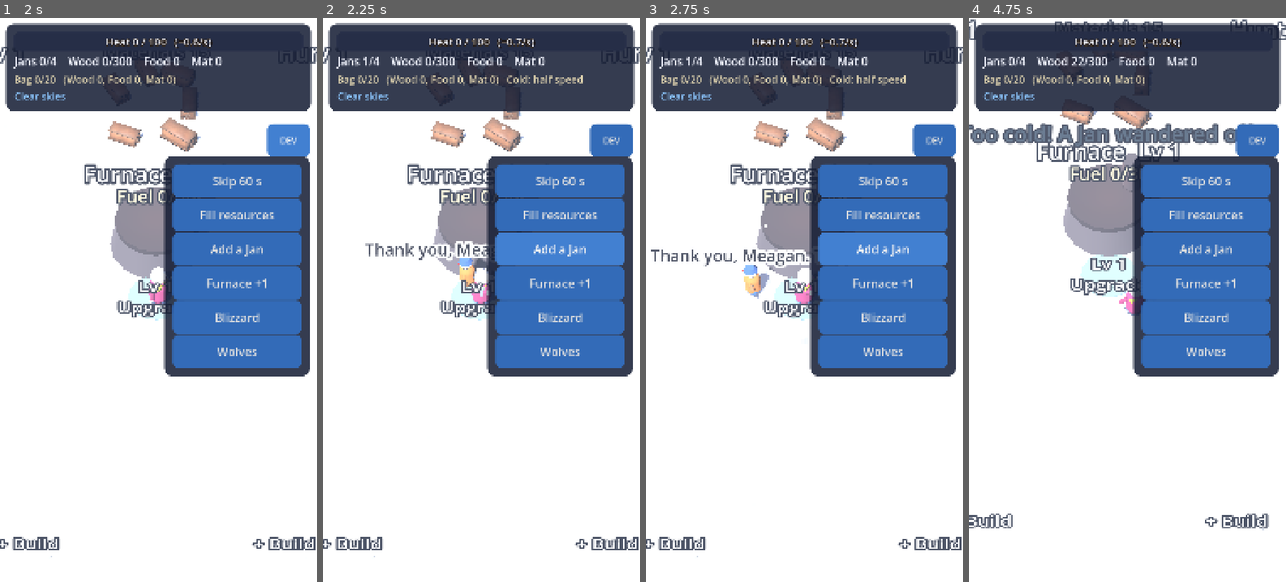
Above: before the commit, frames 1-4 (left to right).
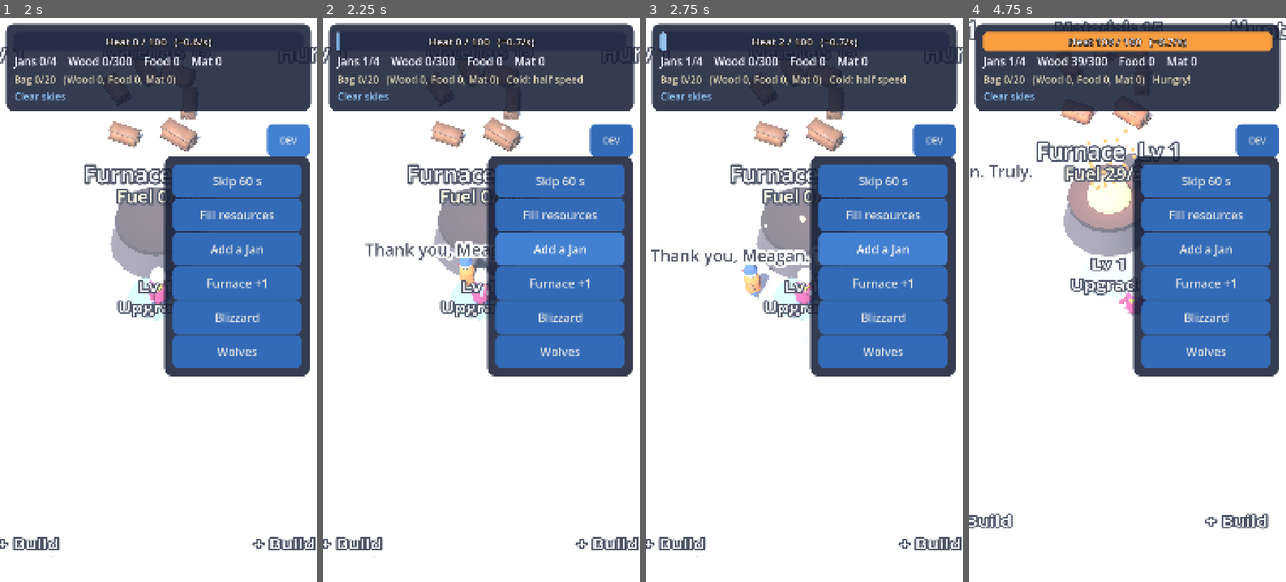
Above: after the commit, the same moments.

Repository: Jazzwec/Frostbite2
Game: Godot game, scene res://scenes/main.tscn
Two runs of this game, one before a commit and one after it. Both use one fixed random seed, a clock stepped at 60 frames per second and the inputs below.
Inputs (mouse positions are in pixels of both pictures, inside the frame that each line leads up to):
- Up to frame 1 (2 s): tap Enter (ui_accept) at 0.5, 0.77 s; move the mouse to (228, 271) at 0.52 s; hold Right (ui_right) 0.53-1.25 s; tap Space at 0.6 s; click (228, 271) at 0.67 s; click "DEV" at 1.25 s
- Up to frame 2 (2.25 s): click "Add a Jan" at 2 s
- Up to frame 3 (2.75 s): no input
- Up to frame 4 (4.75 s): click "Skip 60 s" at 2.75 s; click "Skip 60 s" at 3.5 s; drag from (1064, 328) to (1111, 412) at 4.27 s

Frame 1 is identical in both runs. In frame 2, less than 0.1% of the frame differs, in the area x 4-6%, y 2-6%; in frame 3, 0.1%; in frame 4, 8.0%, in the area x 0-96%, y 2-53%.

Commit message:
Stockpile by the furnace: the town bank (engine)
Meagan could get stuck with a bag of things she couldn't drop off. Now:
- A Stockpile sits just right of the furnace (MapData.STOCKPILE_POS); standing
  on its pad drops everything she carries into the town stores, up to the caps.
- Build pads pay from her bag first, then from the Stockpile.
- The furnace feeds itself from the Stockpile's Wood (5 Wood/s [proto]).
- Jans' output goes into the Stockpile; pile pickups at the Lumber Yard and
  Workshop and the Lodge food store are gone (Economy.pile_site removed).
- Tests for drop-off, cap overflow, paying from the bank and furnace feeding.

Co-Authored-By: Claude Opus 5.5 <noreply@anthropic.com>

Diff:
--- a/scripts/engine/balance.gd
+++ b/scripts/engine/balance.gd
@@ -77,6 +77,8 @@
 const MAGNET_PER_SECOND := 20.0
 ## Construction and upgrades are paid only while she stands on the plot's pad. [proto]
 const PAD_RADIUS := 1.4
+## The furnace feeds itself from the Stockpile's Wood this fast, up to its fuel cap. [proto]
+const FURNACE_FEED_PER_SECOND := 5.0
 ## She thaws a frozen Jan when this close. [proto]
 const RESCUE_RANGE := 2.0
 ## Combat. [brief]
--- a/scripts/engine/economy.gd
+++ b/scripts/engine/economy.gd
@@ -175,18 +175,6 @@
 	return best
 
 
-## Where a building's pile sits: materials go to the furnace until there is a Workshop.
-static func pile_site(s: GameState, resource: String) -> int:
-	match resource:
-		"wood":
-			return MapData.site_of_building(s.sites, "lumber_yard")
-		"food":
-			return MapData.site_of_building(s.sites, "hunting_lodge")
-		"materials":
-			var w := MapData.site_of_building(s.sites, "workshop")
-			return w if w >= 0 and s.sites[w].level >= 1 else 0
-	return -1
-
 
 static func guard_damage(s: GameState) -> float:
 	var lv := maxi(level(s, "barracks"), 1)
--- a/scripts/engine/game_engine.gd
+++ b/scripts/engine/game_engine.gd
@@ -65,6 +65,7 @@
 	MeaganRules.gather(s, dt)
 	MeaganRules.magnet(s, dt, _events)
 	MeaganRules.rescue(s, _events)
+	_feed_furnace(dt)
 	_burn(dt)
 	WorldEvents.heat_zero(s, dt, _events)
 	WorldEvents.arrivals(s, dt, rng, _events)
@@ -72,7 +73,7 @@
 	Combat.update(s, dt, rng, _events)
 
 
-## Jans' output piles up at their building. [brief]
+## Jans' output goes into the Stockpile. [agreed 2026-10-19]
 func _produce(dt: float) -> void:
 	var caps := Economy.caps(state)
 	for job in ["chop", "hunt", "build"]:
@@ -80,6 +81,15 @@
 		var rate := Economy.job_rate(state, job)
 		if rate > 0.0:
 			state.piles[res] = minf(caps[res], state.piles[res] + rate * dt)
+
+
+## The furnace tops itself up from the Stockpile's Wood. [agreed 2026-10-19]
+func _feed_furnace(dt: float) -> void:
+	var s := state
+	var feed := minf(minf(s.piles.wood, Economy.fuel_cap(s) - s.fuel), Balance.FURNACE_FEED_PER_SECOND * dt)
+	if feed > 0.0:
+		s.piles.wood -= feed
+		s.fuel += feed
 
 
 ## The furnace burns whatever delivered fuel it needs to stay full, then drains. [f1]
--- a/scripts/engine/game_state.gd
+++ b/scripts/engine/game_state.gd
@@ -11,8 +11,8 @@
 ## Wood burned per second last tick, for the fire's look.
 var burn_rate := 0.0
 
-## The piles at the producers: wood at the Lumber Yard, food at the Hunting Lodge,
-## materials at the Workshop (at the furnace before there is one).
+## The Stockpile by the furnace, the town's store: Jans' output and whatever Meagan drops off.
+## Build pads and the furnace draw from it.
 var piles := {"wood": 0.0, "food": 0.0, "materials": 0.0}
 
 ## Meagan. Her position comes from the scene every frame.
--- a/scripts/engine/map_data.gd
+++ b/scripts/engine/map_data.gd
@@ -50,6 +50,15 @@
 
 
 ## The site a job's building stands on, or -1.
+## The Stockpile, the town's store, just right of the furnace. [agreed 2026-10-19]
+const STOCKPILE_POS := Vector2(5, 1.5)
+
+
+## The Stockpile's pad, where she stands to drop off everything she carries.
+static func stockpile_pad() -> Vector2:
+	return STOCKPILE_POS + Vector2(0, 1.8)
+
+
 ## The build pad in front of a plot, where she stands to pay for construction and upgrades.
 static func pad_pos(i: int) -> Vector2:
 	var half := FURNACE_RADIUS if i == 0 else SITE_HALF_SIZE
--- a/scripts/engine/meagan_rules.gd
+++ b/scripts/engine/meagan_rules.gd
@@ -1,9 +1,10 @@
 class_name MeaganRules
 extends RefCounted
-## What happens around Meagan: hand-gathering, the bag ↔ building magnet, and thawing Jans.
+## What happens around Meagan: hand-gathering, the bag magnet (furnace, build pads, Stockpile),
+## and thawing Jans.
 
 ## Which of her activities shows when several happen in one tick.
-const ACTIVITY_PRIORITY := {"": -1, "full": 0, "gather": 1, "load": 2, "store": 2, "fuel": 3, "build": 3, "fight": 4}
+const ACTIVITY_PRIORITY := {"": -1, "full": 0, "gather": 1, "store": 2, "fuel": 3, "build": 3, "fight": 4}
 
 
 ## Records what she's doing this tick, unless something more important already happened.
@@ -47,61 +48,50 @@
 		s.nodes[i] = minf(def.stock, s.nodes[i] + def.stock / def.regrow * dt)
 
 
-## Resources jump between her bag and every building she stands near. Deliveries go first
-## (furnace fuel, then construction, then food into the store), pick-ups after. [brief]
+## Resources jump out of her bag where she stands: Wood into the furnace when she's near it,
+## whatever a build pad needs (topped up from the Stockpile), and everything into the Stockpile
+## on its pad. [brief, Stockpile agreed 2026-10-19]
 static func magnet(s: GameState, dt: float, events: Array) -> void:
 	if s.meagan_injured:
 		return
 	var budget := Balance.MAGNET_PER_SECOND * dt
+	if s.meagan_pos.distance_to(MapData.SITES[0].pos) <= Balance.SITE_REACH:
+		var into_fuel := minf(minf(s.bag.wood, Economy.fuel_cap(s) - s.fuel), budget)
+		if into_fuel > 0.0:
+			s.bag.wood -= into_fuel
+			s.fuel += into_fuel
+			budget -= into_fuel
+			set_activity(s, "fuel", 0, MapData.SITES[0].pos)
 	for i in s.sites.size():
 		if budget <= 0.0:
 			return
-		var site: Dictionary = s.sites[i]
-		if site.building == "":
-			continue
-		if s.meagan_pos.distance_to(MapData.SITES[i].pos) > Balance.SITE_REACH:
-			continue
-		if i == 0:
-			var into_fuel := minf(minf(s.bag.wood, Economy.fuel_cap(s) - s.fuel), budget)
-			if into_fuel > 0.0:
-				s.bag.wood -= into_fuel
-				s.fuel += into_fuel
-				budget -= into_fuel
-				set_activity(s, "fuel", i, MapData.SITES[i].pos)
-		if site.upgrading and s.meagan_pos.distance_to(MapData.pad_pos(i)) <= Balance.PAD_RADIUS:
+		if s.sites[i].upgrading and s.meagan_pos.distance_to(MapData.pad_pos(i)) <= Balance.PAD_RADIUS:
 			budget = _deliver_to_site(s, i, budget, events)
+	if s.meagan_pos.distance_to(MapData.stockpile_pad()) <= Balance.PAD_RADIUS:
 		var caps := Economy.caps(s)
-		if Economy.pile_site(s, "food") == i:
-			var into_store := minf(minf(s.bag.food, caps.food - s.piles.food), budget)
+		for res in ["wood", "food", "materials"]:
+			var into_store := minf(minf(s.bag[res], caps[res] - s.piles[res]), budget)
 			if into_store > 0.0:
-				s.bag.food -= into_store
-				s.piles.food += into_store
+				s.bag[res] -= into_store
+				s.piles[res] += into_store
 				budget -= into_store
-				set_activity(s, "store", i, MapData.SITES[i].pos)
-		for res in ["wood", "materials"]:
-			if Economy.pile_site(s, res) != i:
-				continue
-			var room := Economy.bag_cap(s) - Economy.bag_total(s)
-			var take := minf(minf(s.piles[res], room), budget)
-			if take > 0.0:
-				s.piles[res] -= take
-				s.bag[res] += take
-				budget -= take
-				set_activity(s, "load", i, MapData.SITES[i].pos)
+				set_activity(s, "store", -1, MapData.STOCKPILE_POS)
 
 
+## Pays a site from her bag first, then from the Stockpile.
 static func _deliver_to_site(s: GameState, i: int, budget: float, events: Array) -> float:
 	var site: Dictionary = s.sites[i]
 	var need := Economy.site_cost(s, i)
 	var done := true
 	for res in need:
-		var have: float = site.progress.get(res, 0.0)
-		var give := minf(minf(need[res] - have, s.bag[res]), budget)
-		if give > 0.0:
-			s.bag[res] -= give
-			site.progress[res] = have + give
-			budget -= give
-			set_activity(s, "build", i, MapData.SITES[i].pos)
+		for source in [s.bag, s.piles]:
+			var have: float = site.progress.get(res, 0.0)
+			var give := minf(minf(need[res] - have, source[res]), budget)
+			if give > 0.0:
+				source[res] -= give
+				site.progress[res] = have + give
+				budget -= give
+				set_activity(s, "build", i, MapData.SITES[i].pos)
 		if site.progress.get(res, 0.0) < need[res] - 0.0001:
 			done = false
 	if done:
--- a/scripts/game/site_view.gd
+++ b/scripts/game/site_view.gd
@@ -238,9 +238,6 @@
 	var lines := []
 	if index == 0:
 		lines.append("Fuel %s/%s" % [Fmt.num(s.fuel), Fmt.num(Economy.fuel_cap(s))])
-	for res in ["wood", "food", "materials"]:
-		if Economy.pile_site(s, res) == index and (s.piles[res] >= 1.0 or res == "food"):
-			lines.append("%s %s" % [res.capitalize(), Fmt.num(s.piles[res])])
 	_info.text = "\n".join(lines)
 
 
--- a/tests/test_city.gd
+++ b/tests/test_city.gd
@@ -43,11 +43,12 @@
 func test_a_jan_leaves_each_minute_at_zero_heat() -> void:
 	var e := engine()
 	put_meagan(e, Vector2(0, 30))
-	add_jan(e, "chop")
+	# A hunter, not a chopper: chopped Wood would feed the furnace from the Stockpile.
+	add_jan(e, "hunt")
 	add_jan(e, "")
 	e.skip(60.05)
 	check_eq(e.state.jans.size(), 1, "one left")
-	check_eq(e.state.jans[0].job, "chop", "the idle one went first")
+	check_eq(e.state.jans[0].job, "hunt", "the idle one went first")
 	check(_has_event(e.drain_events(), "jan_left"), "event")
 
 
--- a/tests/test_meagan.gd
+++ b/tests/test_meagan.gd
@@ -61,17 +61,6 @@
 	check_eq(e.state.sites[0].progress.get("wood", 0.0), 0.0, "no upgrade progress while the fuel is low")
 
 
-func test_picking_up_and_dropping_off() -> void:
-	var e := engine()
-	e.state.piles.wood = 15.0
-	put_meagan(e, site_pos(1) + Vector2(0, 3))
-	e.skip(1.0)
-	check_near(e.state.bag.wood, 15.0, 0.01, "picked up the Wood pile")
-	check_near(e.state.piles.wood, 0.0, 0.01, "pile empty")
-	e.state.bag.food = 10.0
-	put_meagan(e, site_pos(2) + Vector2(0, 3))
-	e.skip(1.0)
-	check_near(e.state.piles.food, 10.0, 0.05, "food into the store")
 
 
 func test_rescuing_a_jan() -> void:
@@ -127,16 +116,6 @@
 	check_eq(e.state.meagan_target, 3, "at plot 3")
 
 
-func test_activity_for_piles_and_stores() -> void:
-	var e := engine()
-	e.state.piles.wood = 15.0
-	put_meagan(e, site_pos(1) + Vector2(0, 3))
-	e.skip(0.1)
-	check_eq(e.state.meagan_activity, "load", "picking up Wood")
-	e.state.bag = {"wood": 0.0, "food": 10.0, "materials": 0.0}
-	put_meagan(e, site_pos(2) + Vector2(0, 3))
-	e.skip(0.1)
-	check_eq(e.state.meagan_activity, "store", "food into the store")
 
 
 func test_construction_is_paid_only_on_the_pad() -> void:
@@ -149,3 +128,45 @@
 	put_meagan(e, MapData.pad_pos(3))
 	e.skip(1.0)
 	check_near(e.state.sites[3].progress.get("wood", 0.0), 20.0, 0.01, "on the pad")
+
+
+func test_the_stockpile_takes_everything() -> void:
+	var e := engine()
+	e.state.bag = {"wood": 8.0, "food": 6.0, "materials": 2.0}
+	put_meagan(e, MapData.stockpile_pad())
+	e.skip(0.1)
+	check_eq(e.state.meagan_activity, "store", "dropping off")
+	e.skip(1.0)
+	check_near(Economy.bag_total(e.state), 0.0, 0.01, "bag emptied")
+	check_near(e.state.piles.food, 6.0 - 0.1, 0.1, "food stored (Jans aren't eating: none yet)")
+	check_near(e.state.piles.materials, 2.0, 0.01, "materials stored")
+
+
+func test_the_stockpile_fills_only_to_its_cap() -> void:
+	var e := engine()
+	e.state.fuel = 1000.0
+	e.state.piles.wood = Economy.caps(e.state).wood - 5.0
+	e.state.bag.wood = 12.0
+	put_meagan(e, MapData.stockpile_pad())
+	e.skip(1.0)
+	check_near(e.state.bag.wood, 7.0, 0.01, "the rest stays in her bag")
+
+
+func test_building_pays_from_the_stockpile() -> void:
+	var e := engine()
+	e.choose_building(3, "sled_shed")
+	e.state.fuel = 1000.0
+	e.state.piles.wood = 40.0
+	put_meagan(e, MapData.pad_pos(3))
+	e.skip(2.0)
+	check_eq(e.state.sites[3].level, 1, "built from the bank alone")
+	check_near(e.state.piles.wood, 10.0, 0.5, "30 Wood taken from the Stockpile")
+
+
+func test_the_furnace_feeds_from_the_stockpile() -> void:
+	var e := engine()
+	e.state.piles.wood = 20.0
+	put_meagan(e, Vector2(0, 30))
+	e.skip(2.0)
+	check(e.state.heat > 0.0, "warming without Meagan")
+	check_near(e.state.piles.wood, 10.0, 0.1, "5 Wood/s fed")
